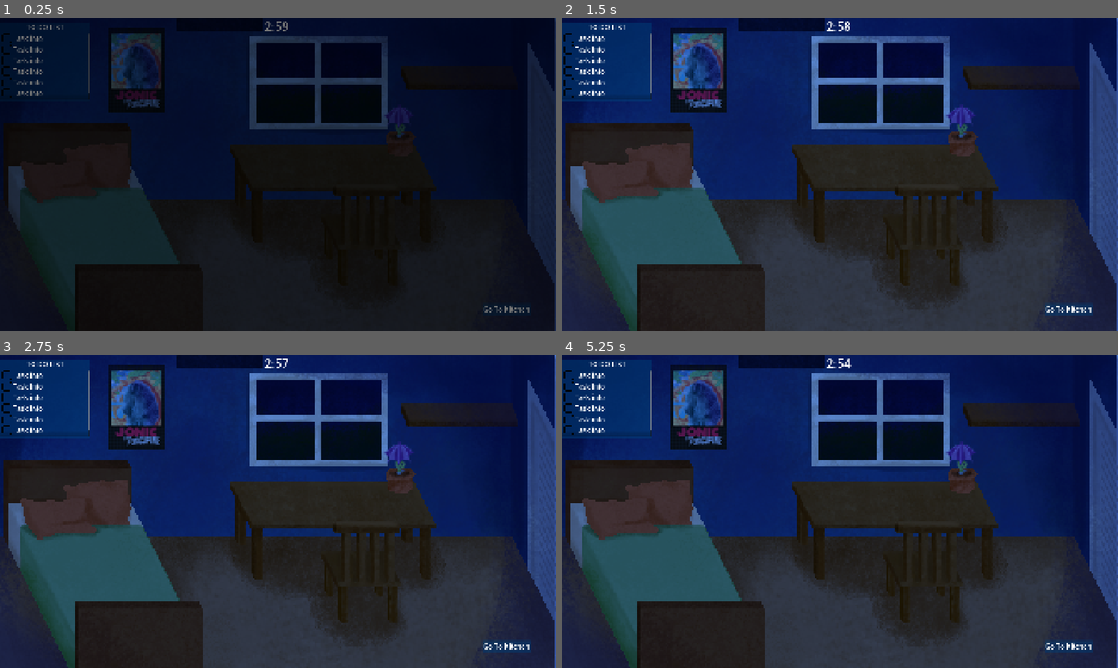
Above: before the commit, frames 1-4 (two rows, left to right).
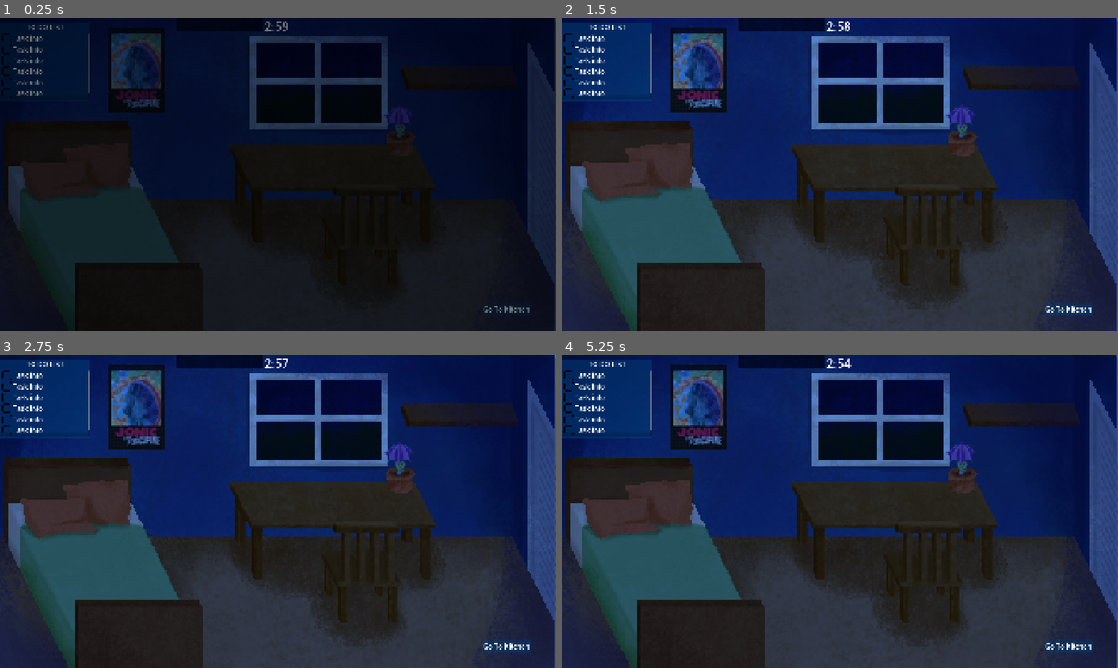
Above: after the commit, the same moments.

Repository: Game-Jammies/gwj-97-imminent-doom
Game: Godot game, scene res://game.tscn
Same seed, same stepped clock (60 frames per second), same inputs: the game is played once before the commit and once after it.
Inputs (mouse positions are in pixels of both pictures, inside the frame that each line leads up to):
- Up to frame 1 (0.25 s): no input
- Up to frame 2 (1.5 s): move the mouse to (962, 158) at 0.52 s; click (962, 158) at 0.67 s; tap Enter at 1.25 s; move the mouse to (728, 190) at 1.27 s; click (728, 190) at 1.42 s
- Up to frame 3 (2.75 s): tap Space at 2 s; move the mouse to (333, 442) at 2.02 s; click (333, 442) at 2.17 s
- Up to frame 4 (5.25 s): tap Enter at 2.75, 4.25 s; move the mouse to (812, 574) at 2.77 s; click (812, 574) at 2.92 s; tap Space at 3.5, 5 s; move the mouse to (1006, 558) at 3.52 s; click (1006, 558) at 3.67 s; move the mouse to (673, 464) at 4.27 s; click (673, 464) at 4.42 s; move the mouse to (867, 511) at 5.02 s; click (867, 511) at 5.17 s

The runs differ from the first frame. In frame 1, 0.2% of the frame differs, in the area x 0-32%, y 32-79%; in frame 2, 0.4%, in the area x 0-37%, y 32-81%; in frame 3, 0.4%; in frame 4, 0.4%.

Commit message:
made bed selectable (also print bedtime)

Diff:
--- a/Room/bedroom.tscn
+++ b/Room/bedroom.tscn
@@ -1,5 +1,6 @@
 [gd_scene format=3 uid="uid://hj4kpo0gsd08"]
 
+[ext_resource type="Script" uid="uid://cmbrtu3u6c3tx" path="res://Task/bed.gd" id="2_46i3u"]
 [ext_resource type="Texture2D" uid="uid://y65yk0kk63ps" path="res://art/bedroomupdate.png" id="2_iuw78"]
 [ext_resource type="Texture2D" uid="uid://b56hfiuojjcxq" path="res://art/bed.png" id="3_46i3u"]
 
@@ -13,7 +14,15 @@
 scale = Vector2(4, 4)
 texture = ExtResource("2_iuw78")
 
-[node name="Bed" type="Sprite2D" parent="." unique_id=678025312]
-position = Vector2(396, 696)
+[node name="Bed" type="Area2D" parent="." unique_id=819257898]
+position = Vector2(396, 694)
 scale = Vector2(4, 4)
+script = ExtResource("2_46i3u")
+metadata/_custom_type_script = "uid://du3ifkooupqrr"
+
+[node name="Sprite2D" type="Sprite2D" parent="Bed" unique_id=678025312]
 texture = ExtResource("3_46i3u")
+
+[node name="CollisionPolygon2D" type="CollisionPolygon2D" parent="Bed" unique_id=1094050108]
+visible = false
+polygon = PackedVector2Array(-96, -84, -96, -16, -40, 96, 76, 96, 76, 44, 73, 38, 57, 38, 14, -48, 14, -78, 11, -84)
--- /dev/null
+++ b/Task/bed.gd
@@ -0,0 +1,11 @@
+extends SelectableArea
+
+# _sprite
+
+func _on_click() -> void:
+	print("bedtime")
+	#var total_frames = _sprite.hframes * _sprite.vframes
+	#if _sprite.frame + 1 >= total_frames:
+		#_sprite.frame = 0
+	#else:
+		#_sprite.frame += 1
Not shown, added: Task/bed.gd.uid
